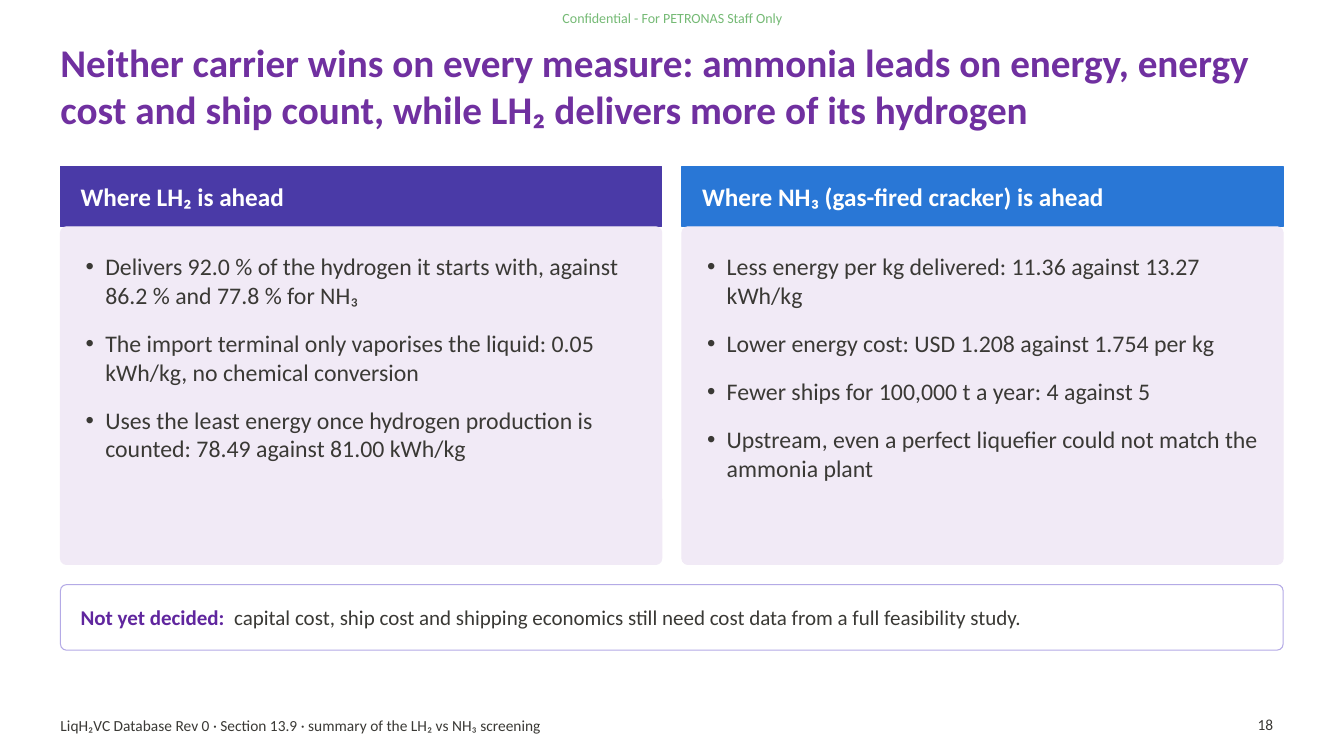
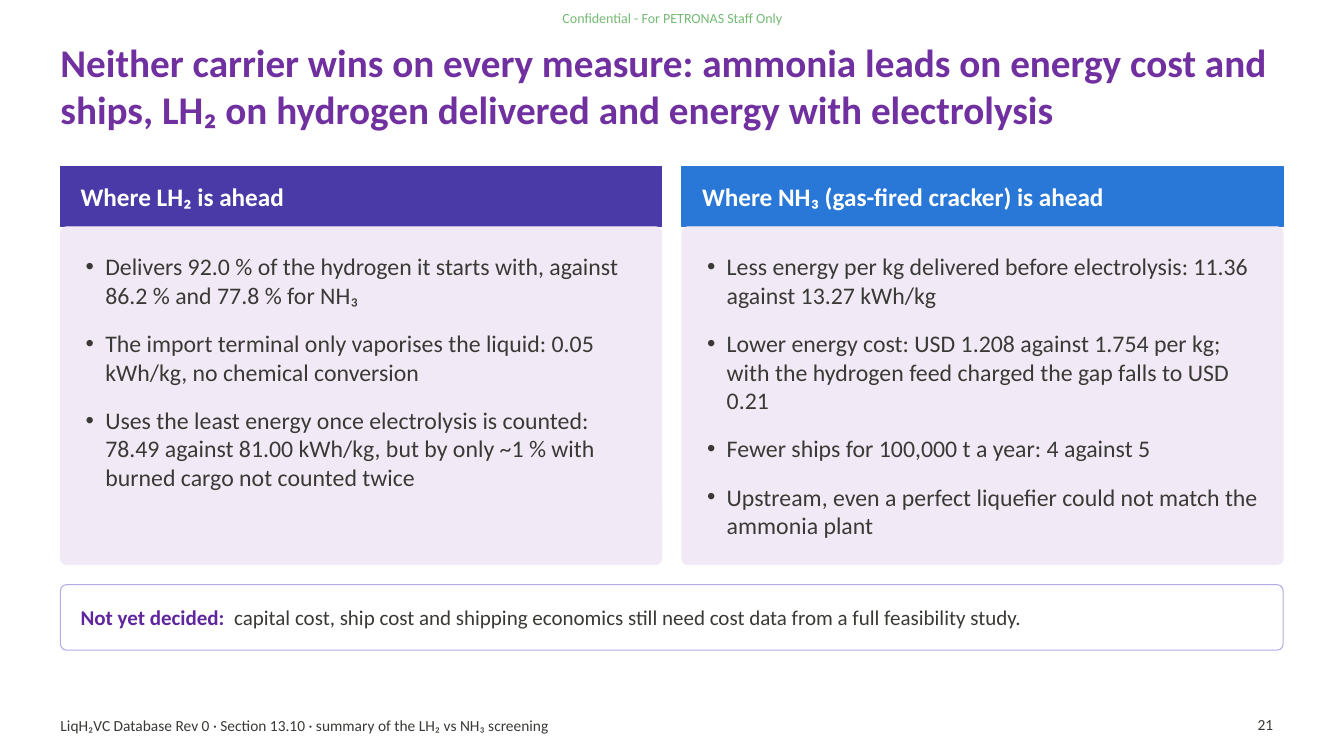
Before and after one commit to ungkumuhammad/Gentari-LH2, a slide deck: slide 21 of docs/reports/lh2-database-syndication-rev0.pptx (slide 18 before the commit). Drawn at 1344x756 pixels with LibreOffice and Linux fonts; fonts in the diff are those of the drawing. Boxes give left, top, right and bottom in pixels: in the first picture for what was removed or moved away, otherwise in the second. Text is boxed around its words. In the diff, an @@ line names an element or a change of style, - is before the commit and + after.

```diff
--- a/docs/reports/lh2-database-syndication-rev0.pptx
+++ b/docs/reports/lh2-database-syndication-rev0.pptx
@@ title at [60, 49, 1266, 131]: text changed @@
-Neither carrier wins on every measure: ammonia leads on energy, energy cost and ship count, while LH₂ delivers more of its hydrogen
+Neither carrier wins on every measure: ammonia leads on energy cost and ships, LH₂ on hydrogen delivered and energy with electrolysis
@@ text at [727, 258, 1247, 409]: text changed @@
-• Less energy per kg delivered: 11.36 against 13.27 kWh/kg
-• Lower energy cost: USD 1.208 against 1.754 per kg
+• Less energy per kg delivered before electrolysis: 11.36 against 13.27 kWh/kg
+• Lower energy cost: USD 1.208 against 1.754 per kg; with the hydrogen feed charged the gap falls to USD 0.21
@@ text at [105, 412, 594, 490]: text changed @@
-• Uses the least energy once hydrogen production is counted: 78.49 against 81.00 kWh/kg
+• Uses the least energy once electrolysis is counted: 78.49 against 81.00 kWh/kg, but by only ~1 % with burned cargo not counted twice
@@ text at [60, 720, 548, 734]: text changed @@
-LiqH₂VC Database Rev 0 · Section 13.9 · summary of the LH₂ vs NH₃ screening
+LiqH₂VC Database Rev 0 · Section 13.10 · summary of the LH₂ vs NH₃ screening
@@ page number at [1258, 720, 1274, 730]: text changed @@
-18
+21
```
Also in this commit, not shown: 3 other slides changed, 3 slides added, 2 other files.
